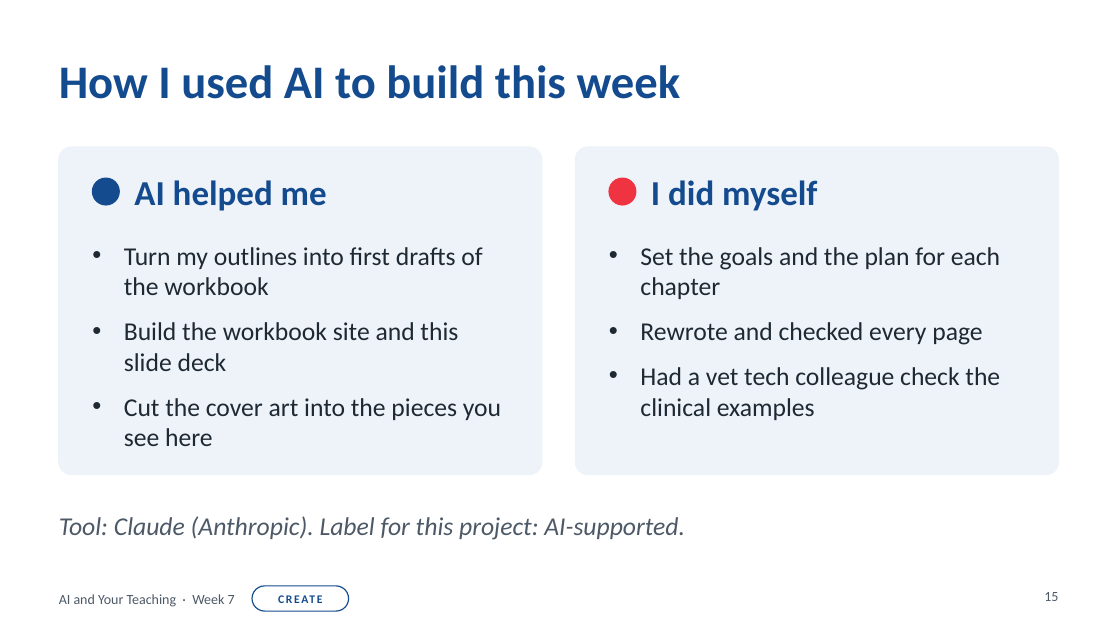
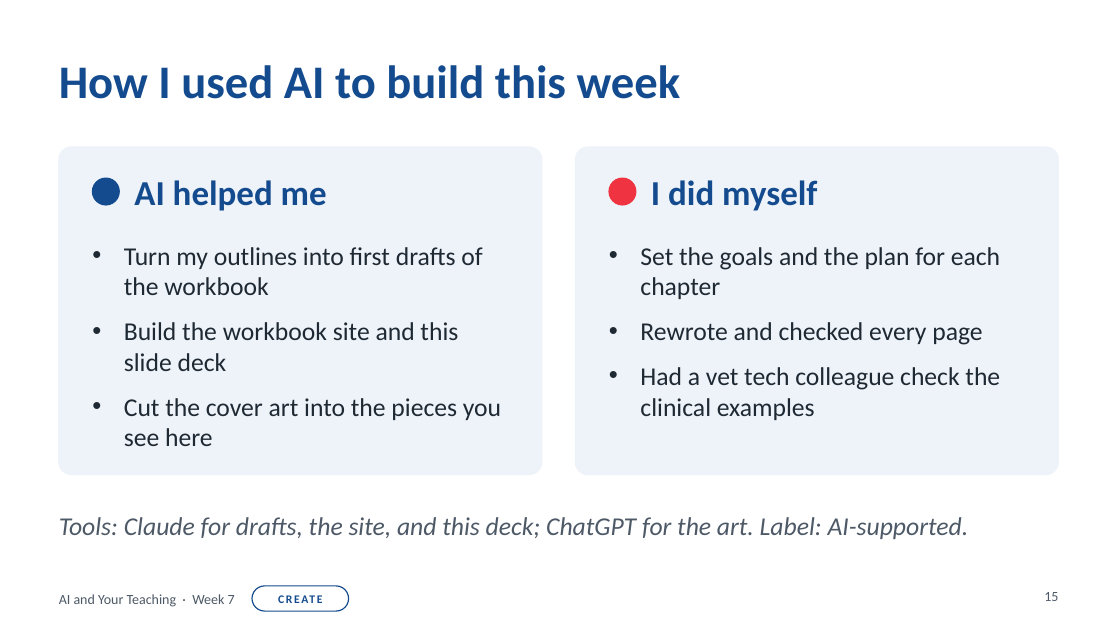
Before and after one commit to OCTC-ID/avte-ai-workbook, a slide deck: slide 15 of downloads/AI-and-Your-Teaching-Week7-slides.pptx. Drawn at 1120x630 pixels with LibreOffice and Linux fonts; fonts in the diff are those of the drawing; background and template pictures are left out. Boxes give left, top, right and bottom in pixels: in the first picture for what was removed or moved away, otherwise in the second. Text is boxed around its words. In the diff, an @@ line names an element or a change of style, - is before the commit and + after.

```diff
--- a/downloads/AI-and-Your-Teaching-Week7-slides.pptx
+++ b/downloads/AI-and-Your-Teaching-Week7-slides.pptx
@@ text at (59, 517, 969, 539): text changed @@
-Tool: Claude (Anthropic). Label for this project: AI-supported.
+Tools: Claude for drafts, the site, and this deck; ChatGPT for the art. Label: AI-supported.
```
Also in this commit, not shown: 1 other file.
